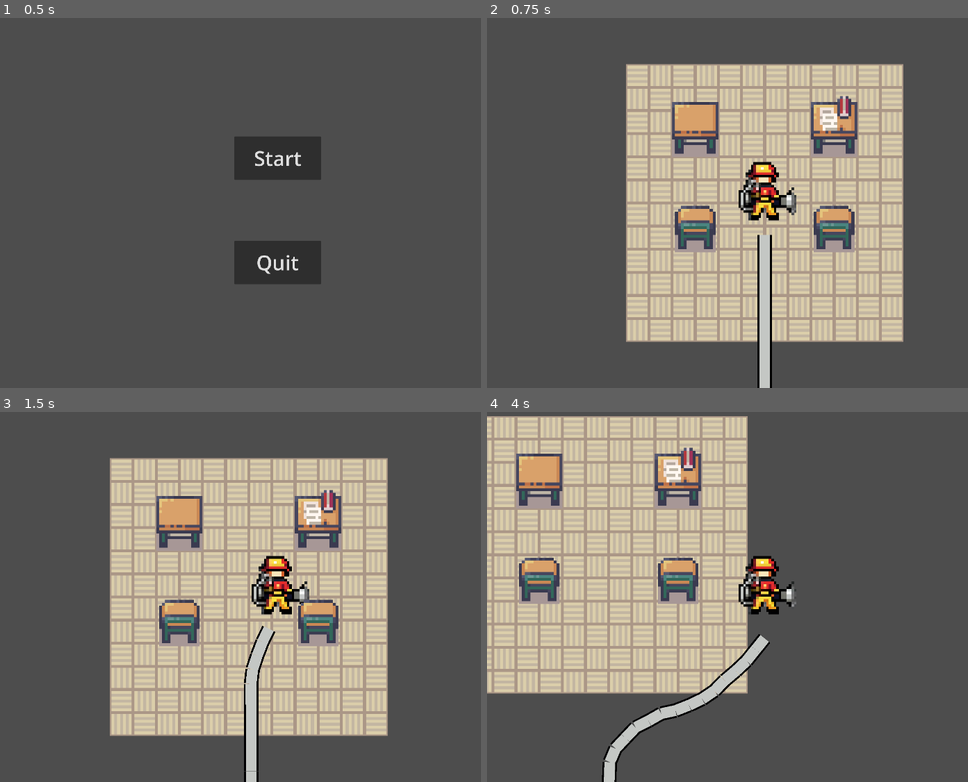
Above: before the commit, frames 1-4 (two rows, left to right).
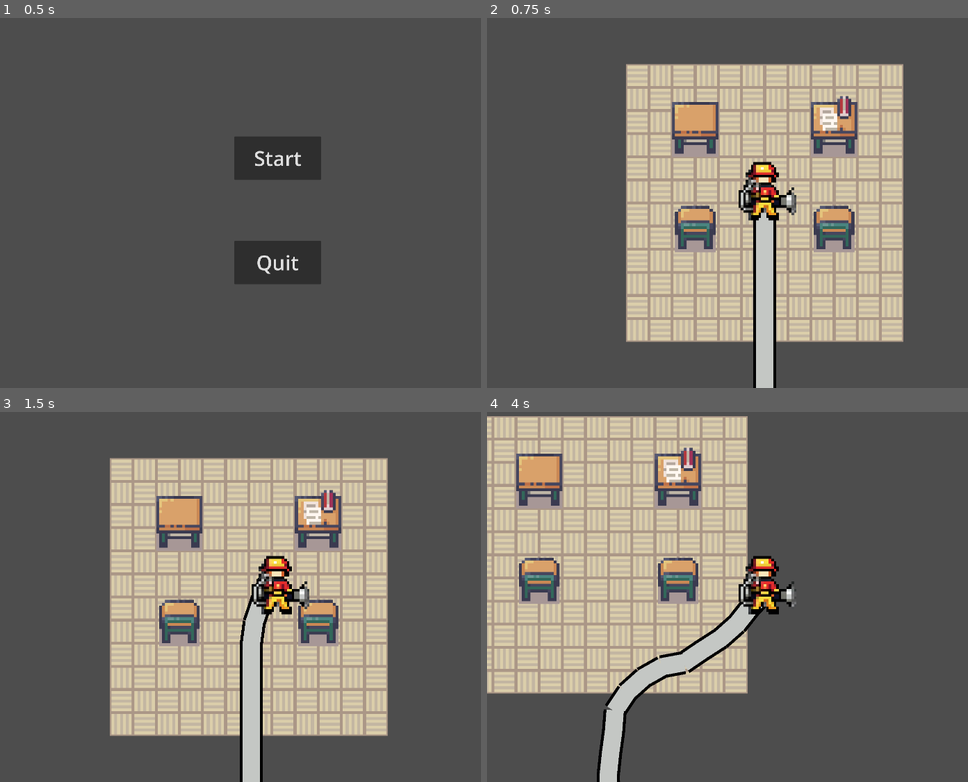
Above: after the commit, the same moments.

Repository: cxhuy/Firefighter_Prototype
Game: Godot game, scene res://Scenes/main.tscn
Same seed, same stepped clock (60 frames per second), same inputs: the game is played once before the commit and once after it.
Inputs:
- Up to frame 1 (0.5 s): no input
- Up to frame 2 (0.75 s): click "Start" at 0.5 s
- Up to frame 3 (1.5 s): tap Enter at 1.25 s; hold Right (ui_right) from 1.28 s (still down)
- Up to frame 4 (4 s): release Right (ui_right) at 2.03 s; hold Down (ui_down) 2.03-2.78 s; hold Right (ui_right) 2.78-3.53 s; hold Up (ui_up) from 3.53 s (still down)

Frame 1 is identical in both runs. In frame 2, 1.3% of the frame differs, in the area x 55-61%, y 45-100%; in frame 3, 1.6%; in frame 4, 4.3%, in the area x 22-59%, y 51-100%.

Commit message:
feat: move hose up towards waist

Diff:
--- a/Scenes/character.tscn
+++ b/Scenes/character.tscn
@@ -27,12 +27,17 @@
 collision_mask = 2
 script = ExtResource("1_ffhdl")
 
+[node name="Hose" type="Node2D" parent="."]
+position = Vector2(0, 27)
+script = ExtResource("4_3yu02")
+
 [node name="StaticBody2D" type="StaticBody2D" parent="."]
 
 [node name="CollisionShape2D" type="CollisionShape2D" parent="StaticBody2D"]
 shape = SubResource("CircleShape2D_vsgay")
 
 [node name="AnimatedSprite2D" type="AnimatedSprite2D" parent="."]
+z_index = 1
 position = Vector2(1, -9)
 scale = Vector2(1.75, 1.75)
 sprite_frames = SubResource("SpriteFrames_apx7x")
@@ -44,7 +49,3 @@
 
 [node name="Camera2D" type="Camera2D" parent="."]
 zoom = Vector2(5, 5)
-
-[node name="Hose" type="Node2D" parent="."]
-position = Vector2(0, 27)
-script = ExtResource("4_3yu02")
--- a/Scenes/hose.gd
+++ b/Scenes/hose.gd
@@ -2,24 +2,24 @@
 
 var hose_segment = preload("res://Scenes/hose_segment.tscn")
 var hose_length = 30
-var hose_segment_length = 10
+var hose_segment_length = 15
 
 func _ready():
 	var previous_segment = null
 	for i in range(hose_length):
 		var segment_instance = hose_segment.instantiate()
-		segment_instance.position = Vector2(0, hose_segment_length * i)
+		segment_instance.position = Vector2(0, hose_segment_length * (i - 2))
 		add_child(segment_instance)
 		if previous_segment != null:
 			var joint = PinJoint2D.new()
-			joint.position = Vector2(0, hose_segment_length * (i - 1) + hose_segment_length / 2)
+			joint.position = Vector2(0, hose_segment_length * (i - 3) + hose_segment_length / 2)
 			joint.node_a = previous_segment.get_path()
 			joint.node_b = segment_instance.get_path()
 			add_child(joint)
 		previous_segment = segment_instance
 		if i == 0:
 			var mainJoint = PinJoint2D.new()
-			mainJoint.position = Vector2(0, -(hose_segment_length / 2))
+			mainJoint.position = Vector2(0, -(hose_segment_length / 2 + hose_segment_length * 2))
 			mainJoint.node_a = get_node("../StaticBody2D").get_path()
 			mainJoint.node_b = previous_segment.get_path()
 			add_child(mainJoint)
--- a/Scenes/hose_segment.tscn
+++ b/Scenes/hose_segment.tscn
@@ -4,8 +4,8 @@
 [ext_resource type="Texture2D" uid="uid://b0fmxsafffifn" path="res://Sprites/hose.png" id="1_s6klf"]
 
 [sub_resource type="CapsuleShape2D" id="CapsuleShape2D_0tcla"]
-radius = 5.0
-height = 10.0
+radius = 8.0
+height = 16.0
 
 [node name="HoseSegment" type="RigidBody2D"]
 collision_layer = 4
@@ -15,7 +15,6 @@
 
 [node name="Hose" type="Sprite2D" parent="."]
 position = Vector2(-1.19209e-07, 0)
-scale = Vector2(0.625, 0.625)
 texture = ExtResource("1_s6klf")
 
 [node name="CollisionShape2D" type="CollisionShape2D" parent="."]
